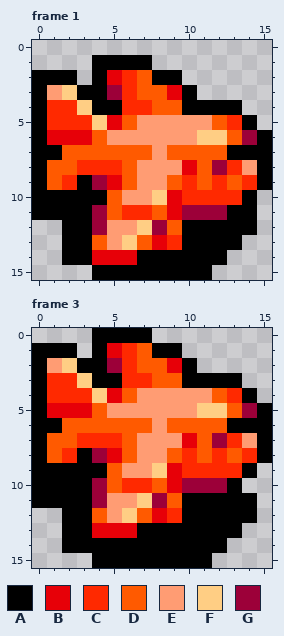
File history of a animated GIF sprite, BattleAcurate-OS/xxbomber.gif. Above is the file before it was changed.
The file is 16x16 pixels, 4 frames. Shown: frame 1, frame 3. The commit also changed other frames, which this record leaves out.
Palette (. is transparent): A #000000  B #e70008  C #ff2900  D #ff5a00  E #ff9c73  F #ffce84  G #9c0039
Pixels before, frame 1, first column x 0:
 1 ....AAAA........
 2 AAA.ABCDAA......
 3 AEFAAGCDDBA.....
 4 ACCFAACCDDAAAA..
 5 ACCCFBDEEEEEDCA.
 6 ABBBDEEEEEEFFDGA
 7 AADDDDDDEDDDDAAA
 8 ADDCCCDEEEBDGCEA
 9 ADCAGBDEEDCDCDCA
10 AAAAADEEFBCCCCA.
11 AAAAGDCCDBGGGAA.
12 ..AAGEEFGDAAAAA.
13 ..AADEFDBCAAAA..
14 ..AABBBAAAAAA...
15 ....AAAAAAAA....
Pixels before, frame 3, first column x 0:
 0 ....AAAA........
 1 AAA.ABCDAA......
 2 AEFAAGCDDBA.....
 3 ACCFAACCDDAAAA..
 4 ACCCFBDEEEEEDCA.
 5 ABBBDEEEEEEFFDGA
 6 AADDDDDDEDDDDAAA
 7 ADDCCCDEEEBDGCEA
 8 ADCAGBDEEDCDCDCA
 9 AAAAADEEFBCCCCA.
10 AAAAGDCCDBGGGA..
11 AAAAGEEFGDAAAAA.
12 ..AADEFDBCAAAAA.
13 ..AABBBAAAAAAA..
14 ..AAAAAAAAAAA...
15 ....AAAAAAAA....
Now the later version:
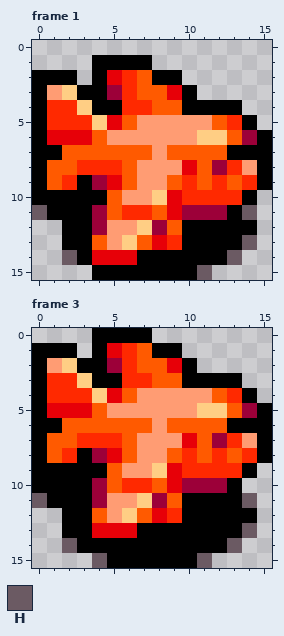
Colours new in this view: H #6b5a63
The exact change:
Frame 1:
y 11: x 0 A -> H; x 14 A -> H
y 13: x 14 . -> H
y 14: x 2 A -> H; x 13 . -> H
y 15: x 11 A -> H
Frame 3:
y 11: x 0 A -> H; x 14 A -> H
y 13: x 14 . -> H
y 14: x 2 A -> H; x 13 . -> H
y 15: x 4 A -> H; x 11 A -> H
Pixel boxes of the changes (left, top, right, bottom) in both pictures:
changed: (32, 205, 77, 265)
changed: (197, 205, 257, 280)
changed: (32, 493, 107, 568)
changed: (197, 493, 257, 568)
